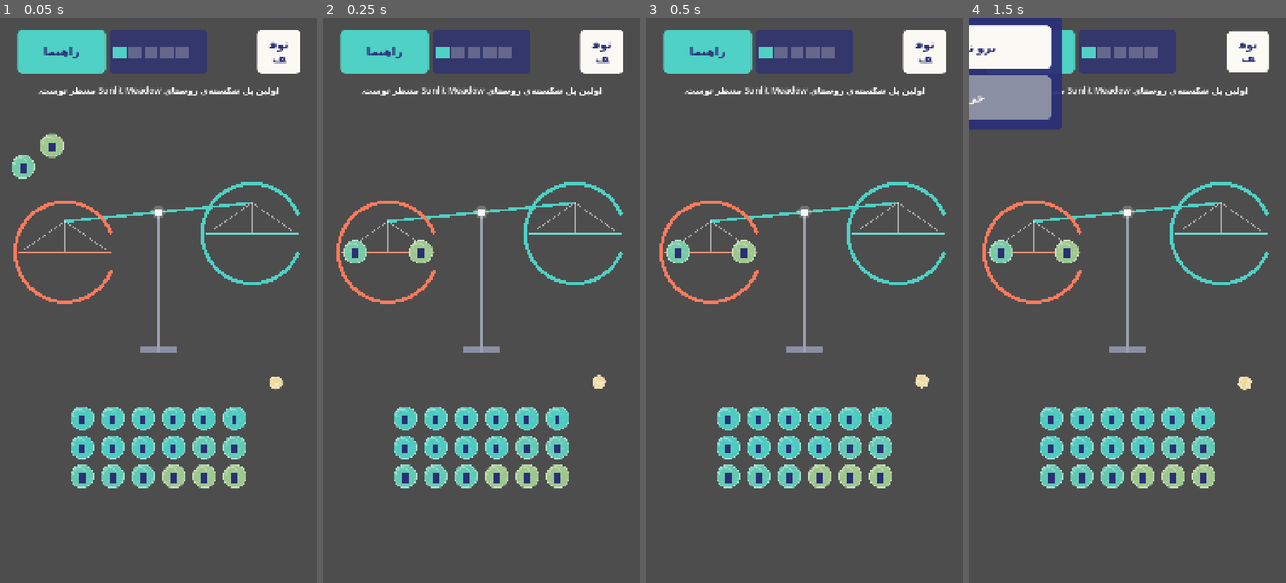
Above: before the commit, frames 1-4 (left to right).
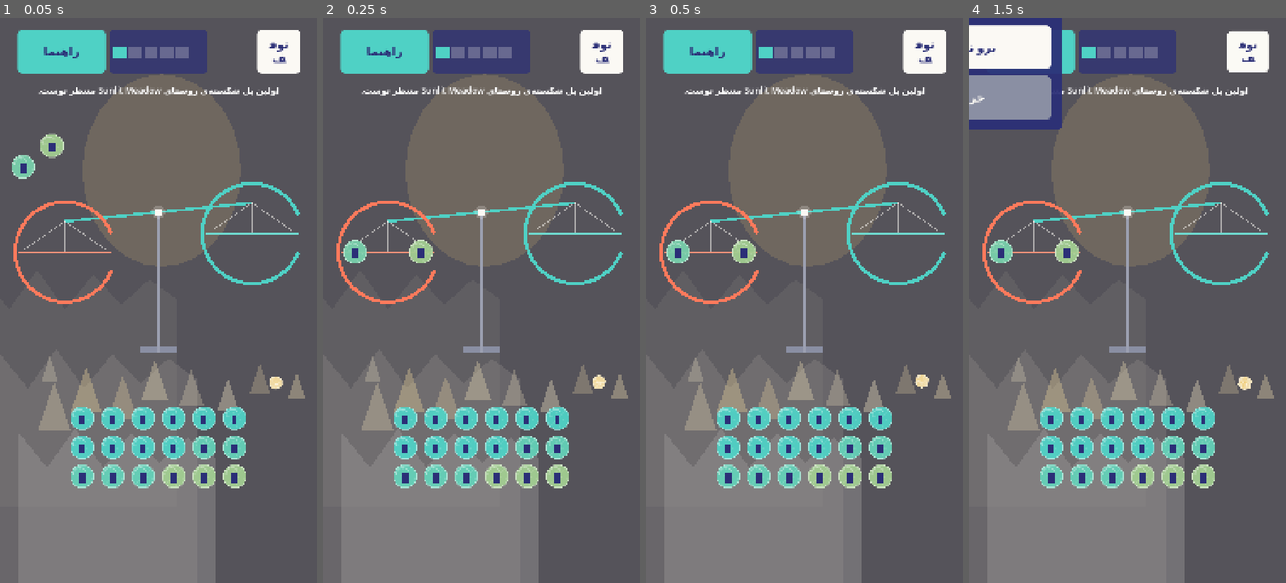
Above: after the commit, the same moments.

Repository: soheilsssbd7/Nexus-learning-game
Game: Godot game, scene res://scenes/gameplay/LevelScene.tscn
Two runs of this game, one before a commit and one after it. Both use one fixed random seed, a clock stepped at 60 frames per second and the inputs below. This scene is started directly instead of the project's main scene.
Inputs:
- Up to frame 1 (0.05 s): no input
- Up to frame 2 (0.25 s): no input
- Up to frame 3 (0.5 s): no input
- Up to frame 4 (1.5 s): click "راهنما" at 0.5 s; click "توقف" at 1.25 s

The runs differ from the first frame. In frame 1, 35% of the frame differs, in the area x 0-97%, y 9-100%; in frame 2, 35%; in frame 3, 35%; in frame 4, 35%.
Error before the commit: Invalid call. Nonexistent function 'get_visible_viewport_rect' in base 'Window'. (res://scripts/environments/RegionBackdrop.gd:377)

Commit message:
[P8.3] fix the phantom engine API + add a PHANTOM_API deny-list gate
دورِ دومِ CI هم قرمز شد، این بار با **یک** ریشۀ واحد ✗✓ (۳۱ failِ بی‌گناه، همه از یک خط):
`Window.get_visible_viewport_rect()` وجود ندارد ✗✗ — نام را من ساختم و `gdparse` هم
نپذیرفتش چون اصلاً معنای نام را نمی‌شناسد ✗✓ پس `design_size()` به
`get_visible_rect()`ِ درست رفت ✓ (کفِ ۶۴۰×۳۶۰ و تستِ همان کف بدون تغییر ✓).

گیتِ `PHANTOM_API` در `check_godot4_api` زادهٔ همین است ✓✗ «نامِ منطقی‌نمایِ بی‌وجود» تنها
دسته‌ای بود که دو بار CI را قرمز کرد ⇒ از این پس هر بار Godot چنین خطایی داد، نامش این‌جا
می‌آید و تکرارش ممکن نیست ✓ (قاعده: هر گیت فقط یک پیام برای یک خط ⇒ `get_h/get_s` که
از قبل در `GODOT3_ISMS` بودند یک‌بار اضافه شده بودند و حذف شدند ✓✓). پروب در `/tmp/probe6`:
فایلِ عمداً خراب ⇒ دقیقاً ۲ پیام از ۲ قاعدۀ مستقل ✓ و بعد از حذف ⇒ پاک ✓.

Co-authored-by: arena-agent <297053741+arena-agent@users.noreply.github.com>

Diff:
--- a/game/scripts/environments/RegionBackdrop.gd
+++ b/game/scripts/environments/RegionBackdrop.gd
@@ -374,5 +374,7 @@
 	var vp := Vector2(1280.0, 720.0)
 	var loop := Engine.get_main_loop() as SceneTree
 	if loop != null and loop.root != null:
-		vp = loop.root.get_visible_viewport_rect().size
+		vp = loop.root.get_visible_rect().size
+		# `Viewport.get_visible_rect()` ✓ (امروز `get_visible_viewport_rect()` نوشتم و فقط در
+		# اجرای واقعی ترکید ✗✓ پس گیتِ PHANTOM_API در tools/ این نام را ممنوع می‌کند ✓✓)
 	return Vector2(maxf(vp.x, 640.0), maxf(vp.y, 360.0))
Not shown, changed: tools/validate_levels.py
